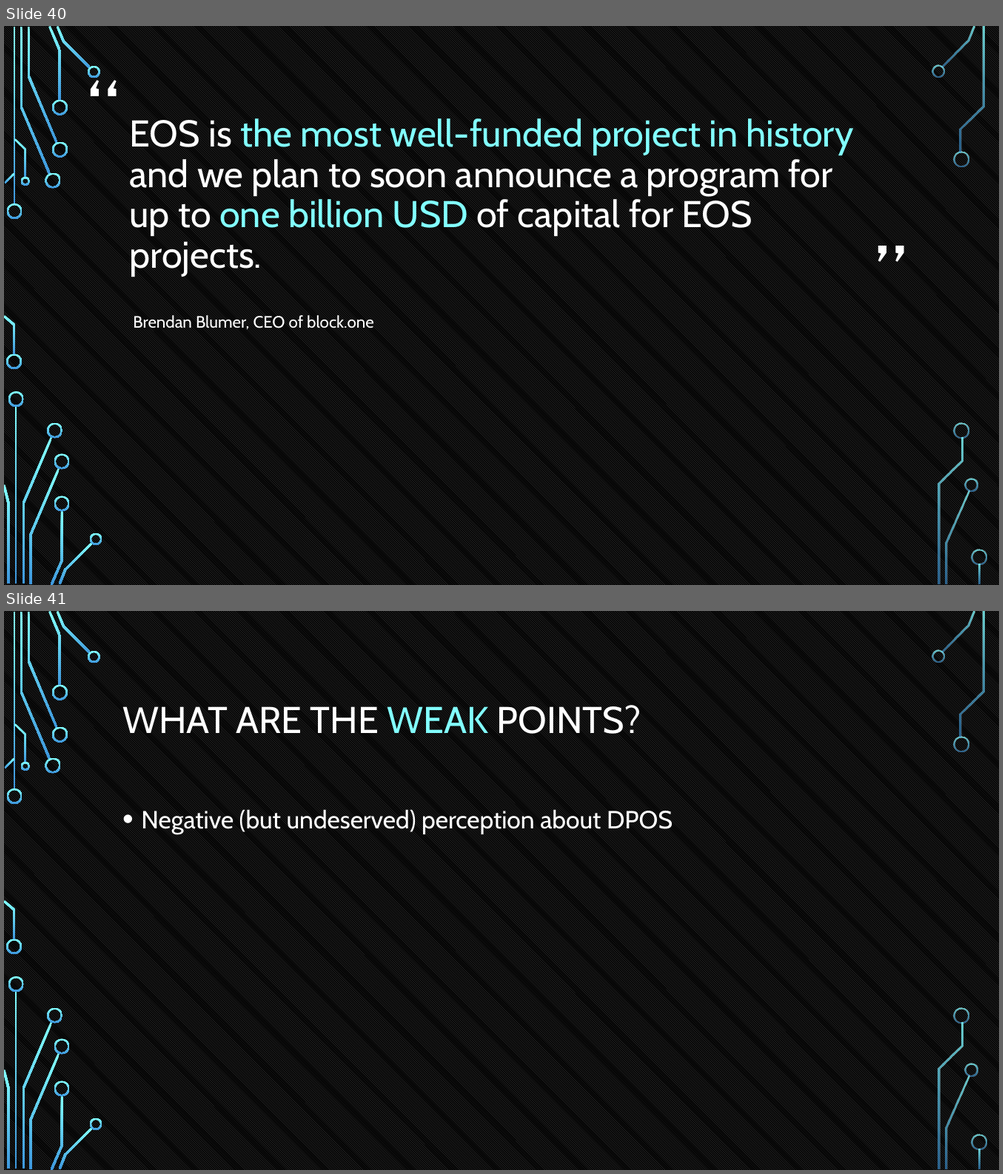
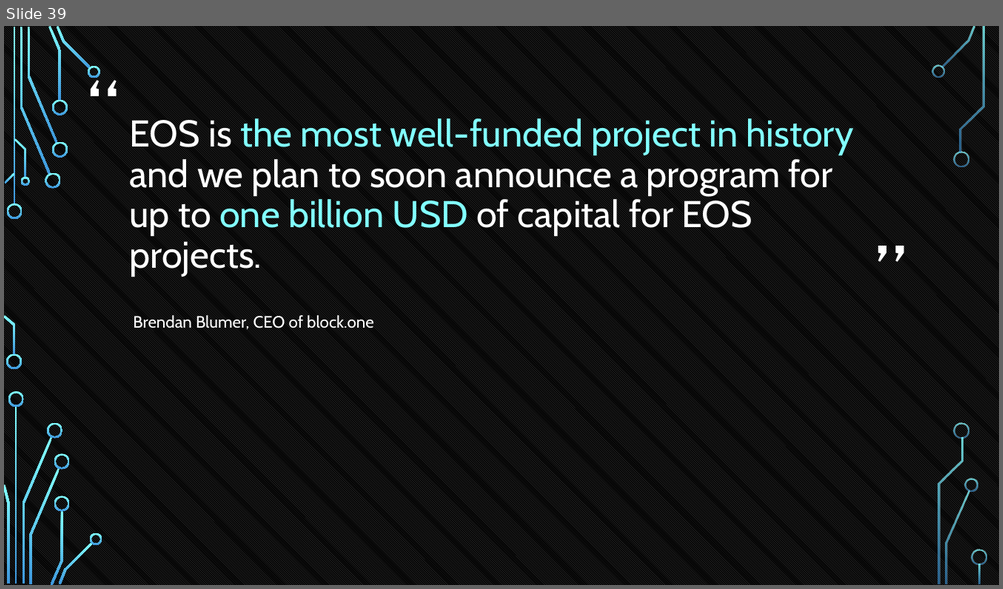
Before and after one commit to tokenika/tokenika.github.io, a slide deck: WarsawBlock(3).pptx. Shown one above the other, each under a label of ours: slides 40 and 41 before the commit, slide 39 after it. The pictures are 1003x1174 and 1003x589 pixels, drawn with LibreOffice and Linux fonts; fonts in the diff are those of the drawing; background and template pictures are left out. Boxes give left, top, right and bottom in pixels: in the first picture for what was removed or moved away, otherwise in the second. Text is boxed around its words. In the diff, an @@ line names an element or a change of style, - is before the commit and + after.

Commit message:
dpos

```diff
--- a/WarsawBlock(3).pptx
+++ b/WarsawBlock(3).pptx
@@ slide 41 removed at [4,611,999,1170], background pattern #595959 on #000000; not listed: 36 template elements that a slide beside it also shows @@
@@ title removed at [122,705,640,734] @@
-WHAT ARE THE WEAK POINTS?
@@ text removed at [141,809,672,834] @@
-• Negative (but undeserved) perception about DPOS
@@ what was slide 40 is now slide 39 @@
```
Also in this commit, not shown: 4 slides changed, 2 other slides removed, 1 other file.
